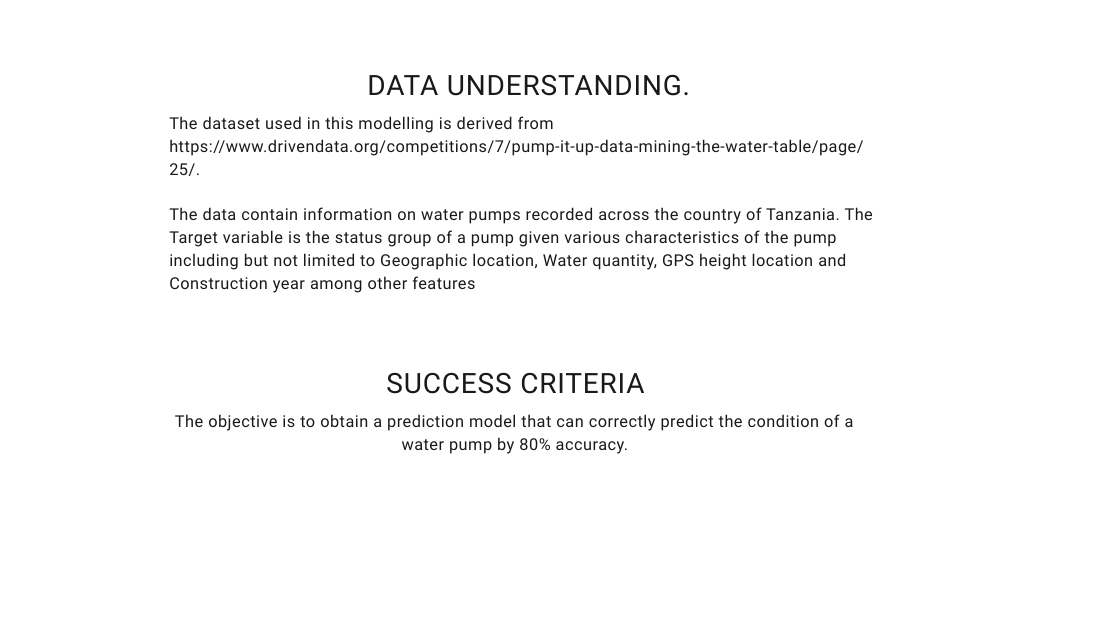
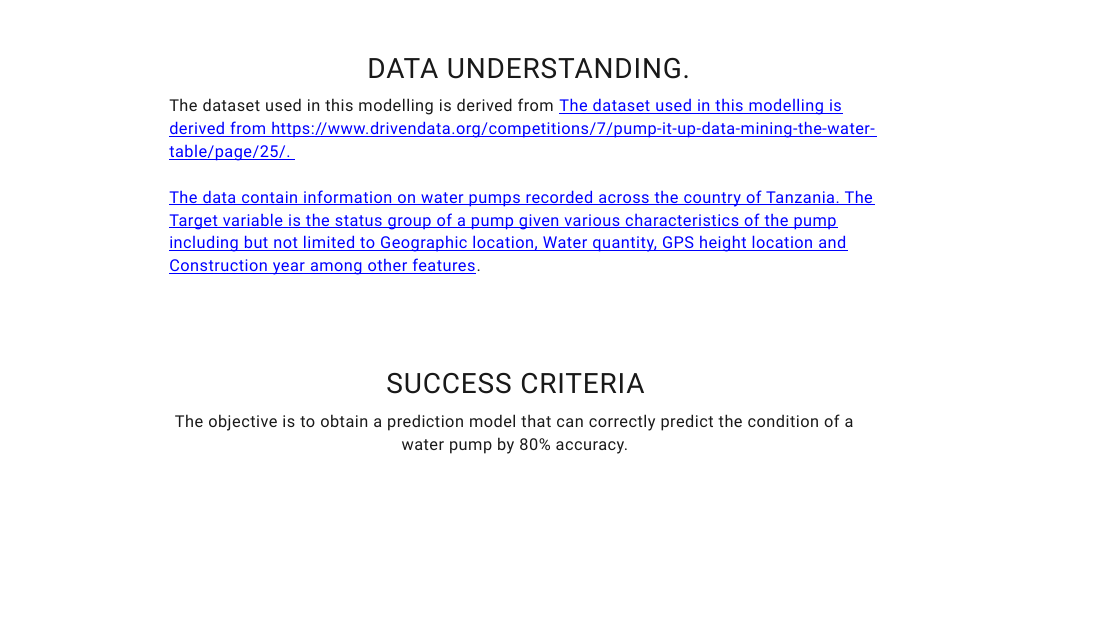
Before and after one commit to KeyMoney22/phase3_project, a slide deck: slide 3 of presentation.pptx. Drawn at 1120x630 pixels with LibreOffice and Linux fonts; fonts in the diff are those of the drawing. Boxes give left, top, right and bottom in pixels: in the first picture for what was removed or moved away, otherwise in the second. Text is boxed around its words. In the diff, an @@ line names an element or a change of style, - is before the commit and + after.

```diff
--- a/presentation.pptx
+++ b/presentation.pptx
@@ text "DATA UNDERSTANDING.": place and size @@
-text "DATA UNDERSTANDING." at <box>367,75,690,96</box>
+text "DATA UNDERSTANDING." at <box>367,58,690,79</box>
@@ text at <box>169,98,875,275</box>: text changed; text colour #191919 to #0000FF @@
-The dataset used in this modelling is derived from https://www.drivendata.org/competitions/7/pump-it-up-data-mining-the-water-table/page/25/.
-The data contain information on water pumps recorded across the country of Tanzania. The Target variable is the status group of a pump given various characteristics of the pump including but not limited to Geographic location, Water quantity, GPS height location and Construction year among other features
+The dataset used in this modelling is derived from The dataset used in this modelling is derived from https://www.drivendata.org/competitions/7/pump-it-up-data-mining-the-water-table/page/25/.
+The data contain information on water pumps recorded across the country of Tanzania. The Target variable is the status group of a pump given various characteristics of the pump including but not limited to Geographic location, Water quantity, GPS height location and Construction year among other features.
```
Also in this commit, not shown: 1 other slide changed, 1 other file.
